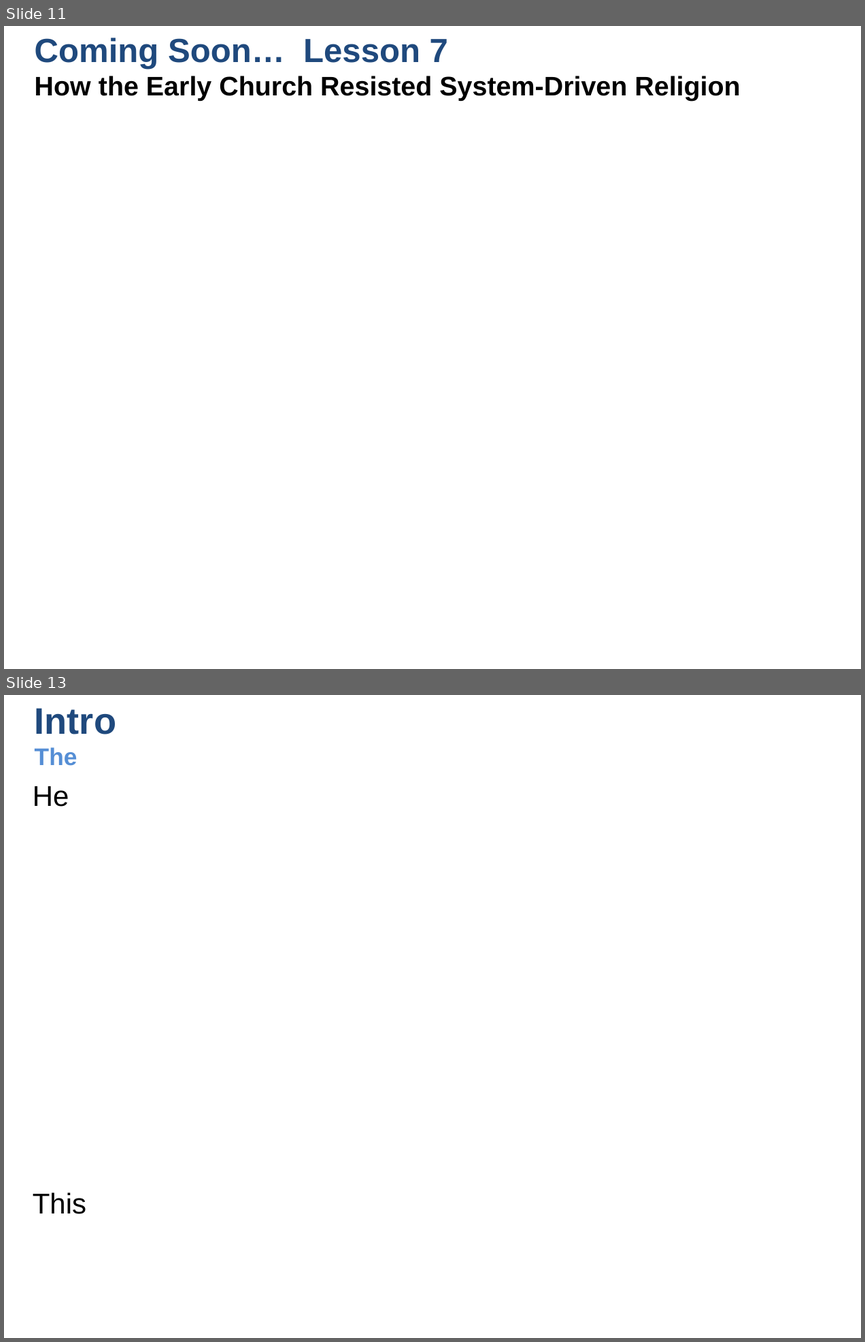
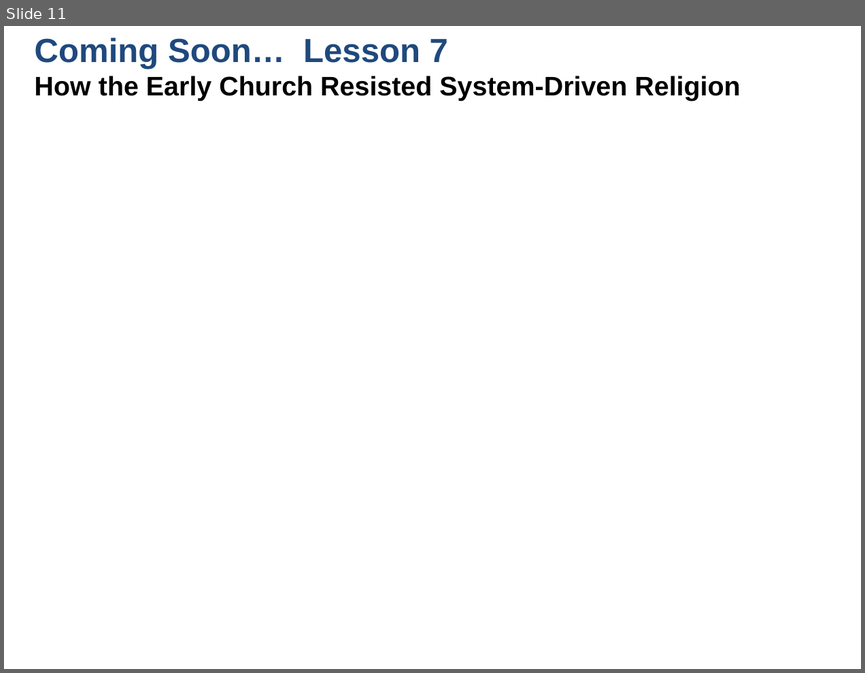
Before and after one commit to UsefulEngines/EvangelismPublic, a slide deck: 2026-Q1/Righteousness3/2026-01-18-Righteous-3.pptx. Shown one above the other, each under a label of ours: slides 11 and 13 before the commit, slide 11 after it; the slides between them are not shown. The pictures are 865x1342 and 865x673 pixels, drawn with LibreOffice and Linux fonts; fonts in the diff are those of the drawing. Boxes give left, top, right and bottom in pixels: in the first picture for what was removed or moved away, otherwise in the second. Text is boxed around its words. In the diff, an @@ line names an element or a change of style, - is before the commit and + after.

```diff
--- a/2026-Q1/Righteousness3/2026-01-18-Righteous-3.pptx
+++ b/2026-Q1/Righteousness3/2026-01-18-Righteous-3.pptx
@@ slide 13 removed at (4,695,861,1338), background #FFFFFF @@
@@ text removed at (35,708,116,766) @@
-Intro
-The
@@ text removed at (33,786,69,807) @@
-He
@@ text removed at (33,1192,86,1214) @@
-This
```
Also in this commit, not shown: 9 slides changed, 1 other file.
